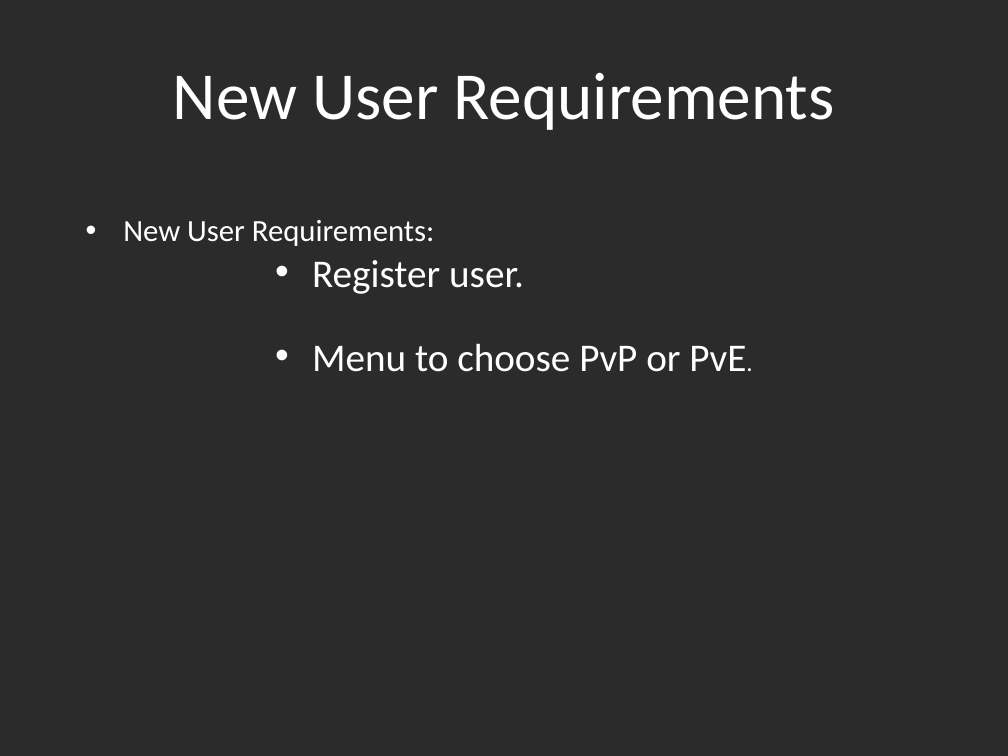
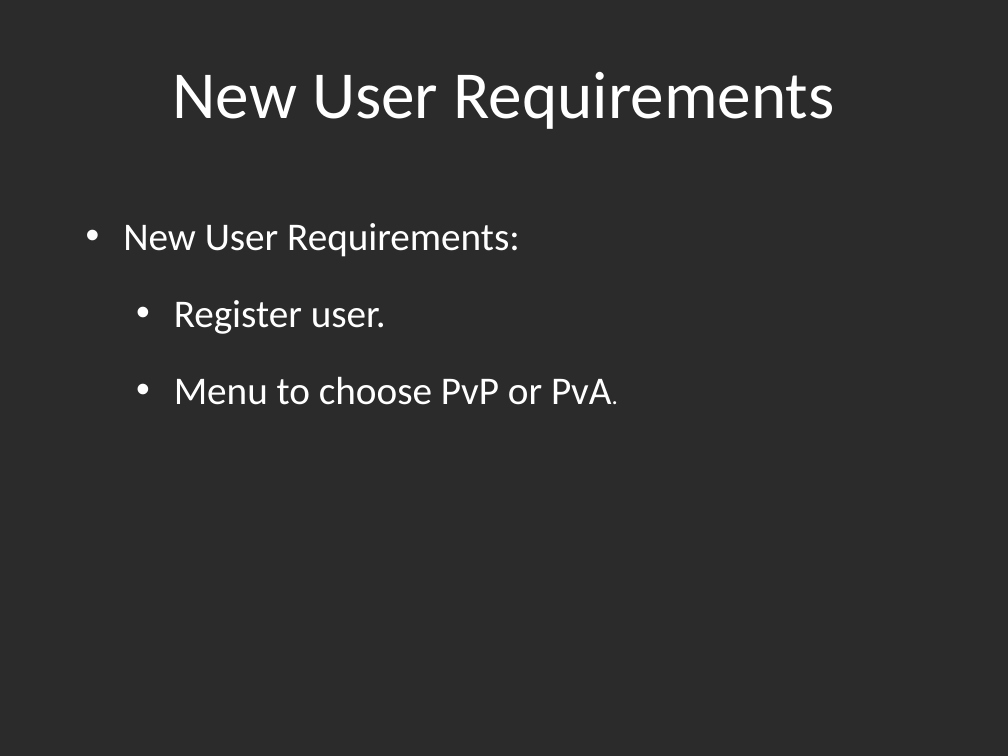
Before and after one commit to Amatarasu/A-Team, a slide deck: slide 5 of Power Point Presentation.pptx. Drawn at 1008x756 pixels with LibreOffice and Linux fonts; fonts in the diff are those of the drawing; background and template pictures are left out; a plain dark background stands for a picture behind light text. Boxes give left, top, right and bottom in pixels: in the first picture for what was removed or moved away, otherwise in the second. Text is boxed around its words. In the diff, an @@ line names an element or a change of style, - is before the commit and + after.

```diff
--- a/Power Point Presentation.pptx
+++ b/Power Point Presentation.pptx
@@ text at [123,223,520,334]: size 22 to 28 pt in "New User Requirements:"; list level 6 to 2 in "Register user." @@
@@ text at [174,376,612,405]: text changed @@
-          • Menu to choose PvP or PvE.
+  • Menu to choose PvP or PvA.
```
Also in this commit, not shown: 7 other slides changed, 1 other file.
